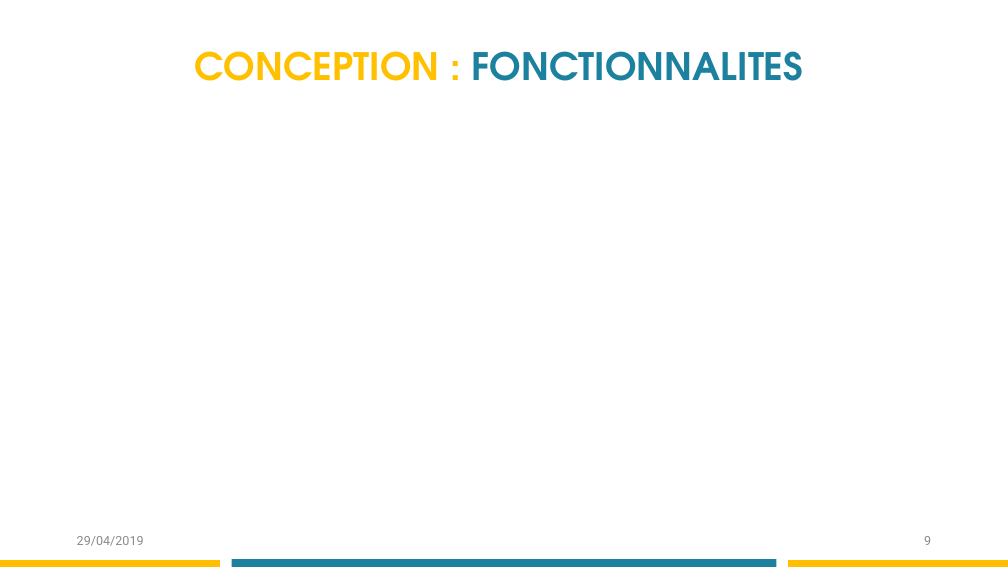
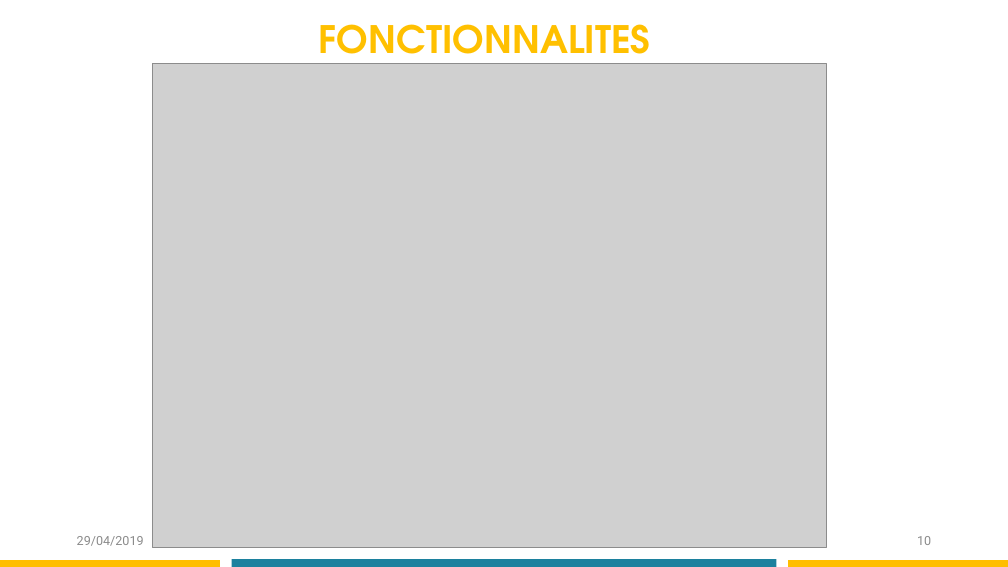
Before and after one commit to ansnoussi/conceptionGL2, a slide deck: slide 10 of Présentation Projet .pptx (slide 9 before the commit). Drawn at 1008x567 pixels with LibreOffice and Linux fonts; fonts in the diff are those of the drawing; grey boxes stand for pictures. Boxes give left, top, right and bottom in pixels: in the first picture for what was removed or moved away, otherwise in the second. Text is boxed around its words. In the diff, an @@ line names an element or a change of style, - is before the commit and + after.

```diff
--- a/Présentation Projet .pptx
+++ b/Présentation Projet .pptx
@@ text at [319, 24, 651, 69]: text changed; text colour #1C819E to #FFC000 @@
-CONCEPTION : FONCTIONNALITES
+FONCTIONNALITES
@@ picture added at [152, 64, 827, 547] @@
@@ page number at [917, 536, 931, 545]: text changed @@
-9
+10
```
Also in this commit, not shown: 14 other slides changed, 4 slides added, 2 slides removed.
